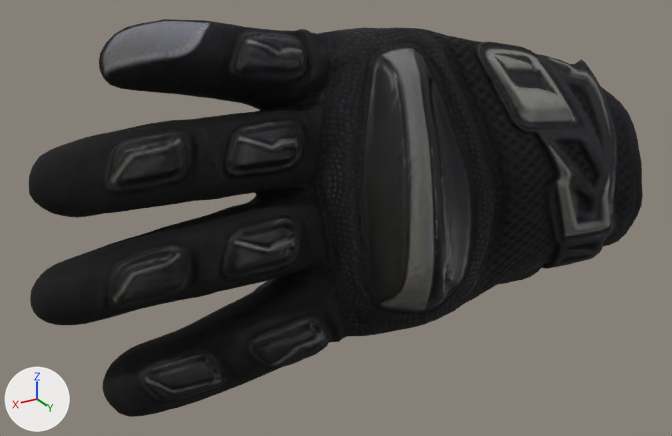
The glTF model public/models/real/gloves2.glb as it was, and as the next commit left it.
Rendered twice from a 50 mm lens placed at (2.93, 4.86, 2.31), pointed at (0.03, 0.03, -0.1). Every picture has the same lights, and +X, +Y and +Z are marked at lower left. The picture after the commit comes second.
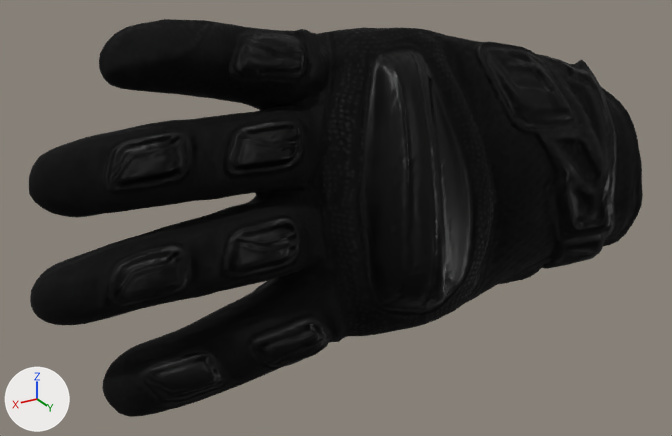
Pixel boxes (x1, y1, x2, y2) of what changed, in the pictures (672 x 436 px):
'Object_4', recoloured (darker): (31, 19, 642, 400) in both

The change, as a list of edits to the scene's bpy script:
```text
Change mat_motorcycle_glove_mat:
    add n10 = _N.new('ShaderNodeMix'); n10.name = 'Mix'
    add n10.data_type = 'RGBA'
    add n10.blend_type = 'MULTIPLY'
    add n10.inputs[0].default_value = 1.0  # 'Factor'
    add n11 = _N.new('ShaderNodeVertexColor'); n11.name = 'Color Attribute'
    where n2 = _N.new('ShaderNodeTexImage'); n2.name = 'Image Texture'
    where n0 = _N.new('ShaderNodeBsdfPrincipled'); n0.name = 'Principled BSDF'
    remove _L.new(n2.outputs[0], n0.inputs[0])  # 'Color' to 'Base Color'
    add _L.new(n10.outputs[2], n0.inputs[0])  # 'Result' to 'Base Color'
    add _L.new(n11.outputs[0], n10.inputs[7])  # 'Color' to 'B'
    add _L.new(n2.outputs[0], n10.inputs[6])  # 'Color' to 'A'
```
